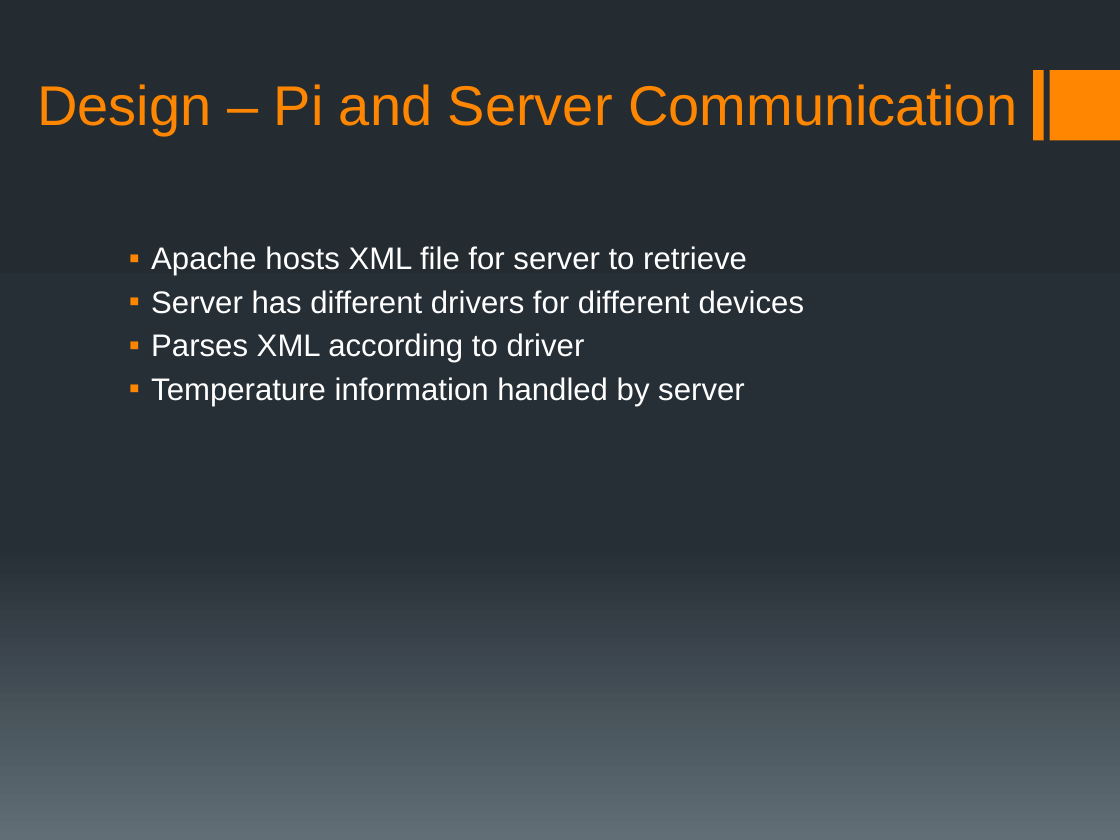
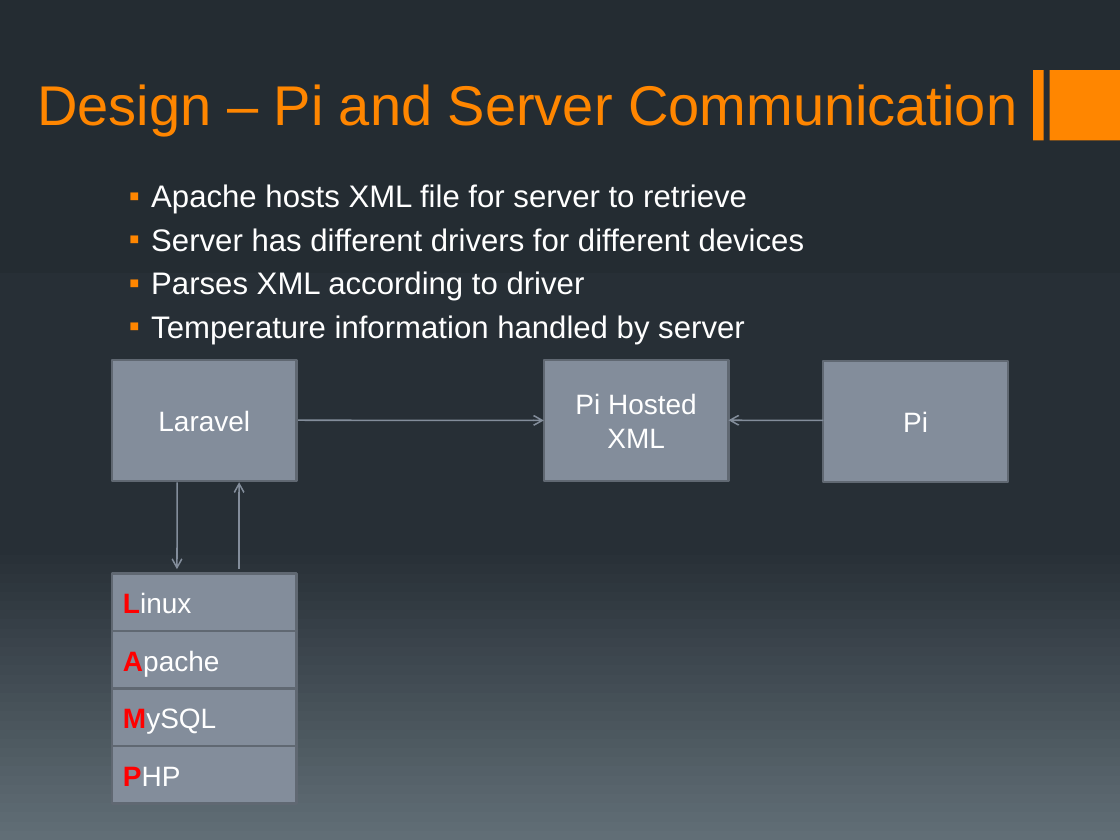
Before and after one commit to Saurutobi/Team3.14, a slide deck: slide 17 of Docs/Presentation/SeniorDesignPresentation.pptx (slide 14 before the commit). Drawn at 1120x840 pixels with LibreOffice and Linux fonts; fonts in the diff are those of the drawing. Boxes give left, top, right and bottom in pixels: in the first picture for what was removed or moved away, otherwise in the second. Text is boxed around its words. In the diff, an @@ line names an element or a change of style, - is before the commit and + after.

```diff
--- a/Docs/Presentation/SeniorDesignPresentation.pptx
+++ b/Docs/Presentation/SeniorDesignPresentation.pptx
@@ text "Apache hosts XML file for ...": place and size @@
-text "Apache hosts XML file for ..." at [151,246,805,406]
+text "Apache hosts XML file for ..." at [151,184,805,344]
@@ group added at [112,360,1008,803]: 7 rectangles, 4 arrows @@
+Pi
+Pi Hosted XML
+Laravel
+MySQL
+PHP
+Apache
+Linux
```
Also in this commit, not shown: 5 other slides changed, 19 slides added, 3 slides removed.
